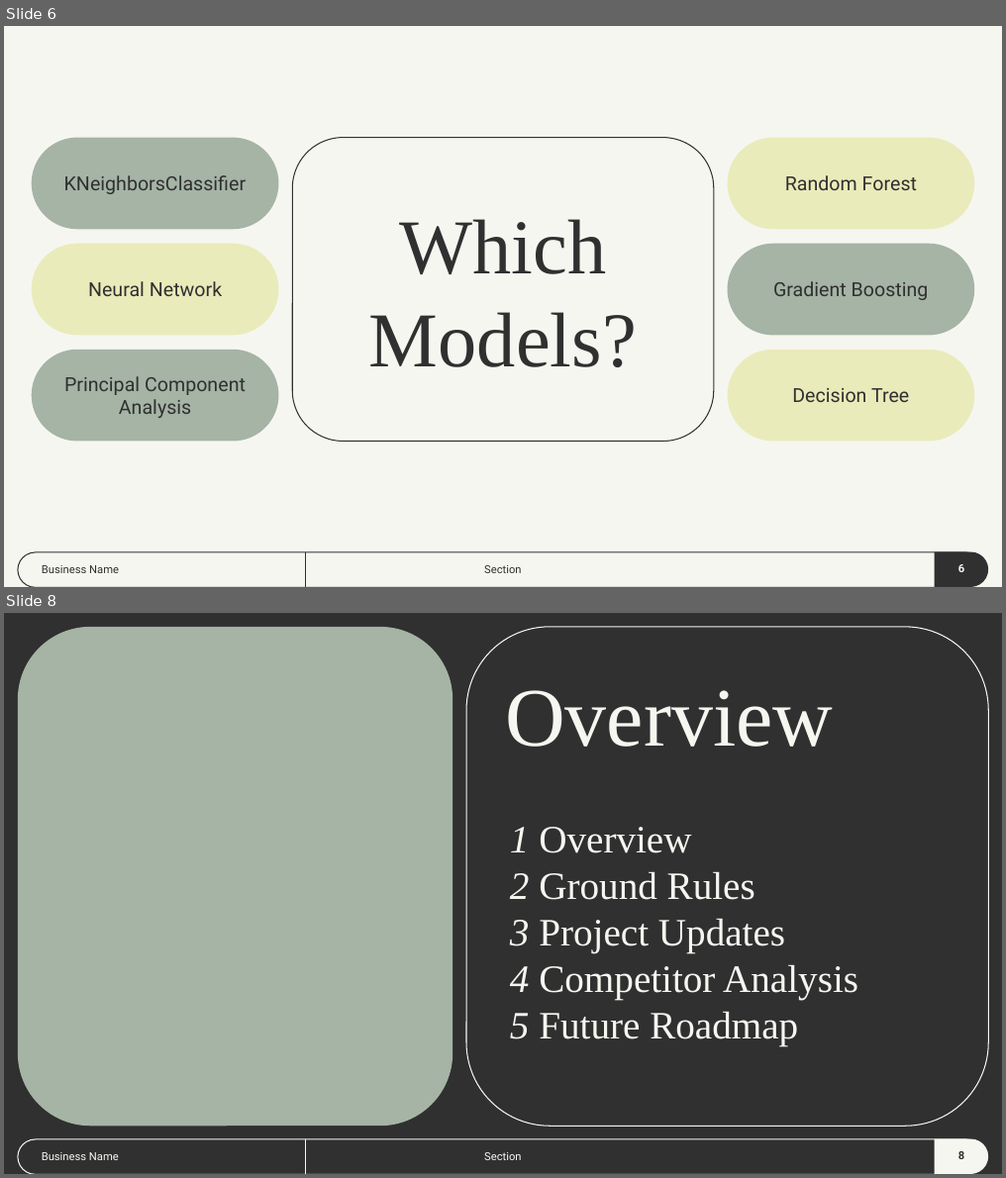
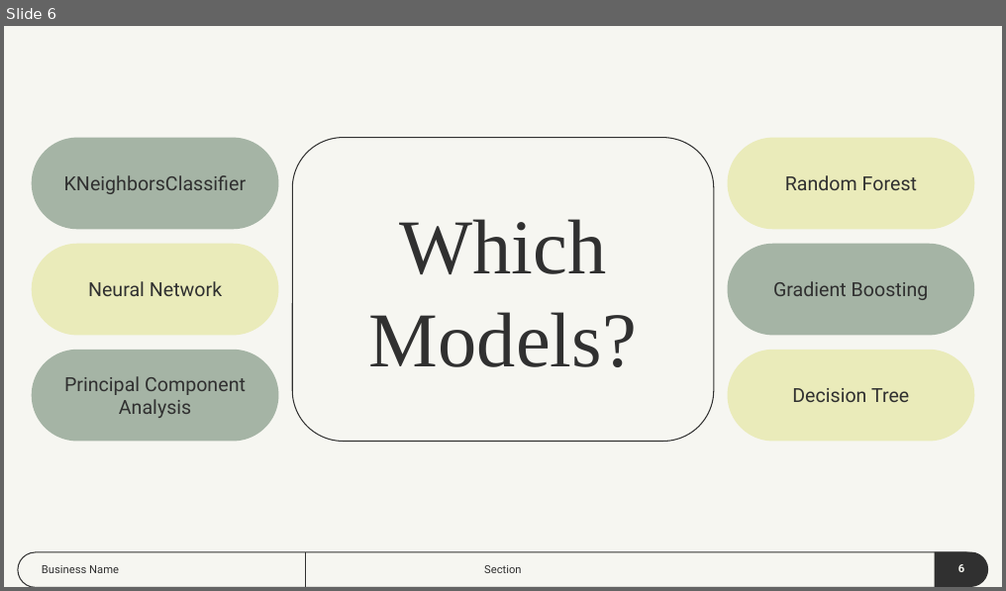
Before and after one commit to dmartinj12/Census_Inequality, a slide deck: Census Inequality Project.pptx. Shown one above the other, each under a label of ours: slides 6 and 8 before the commit, slide 6 after it; the slides between them are not shown. The pictures are 1006x1178 and 1006x591 pixels, drawn with LibreOffice and Linux fonts; fonts in the diff are those of the drawing. Boxes give left, top, right and bottom in pixels: in the first picture for what was removed or moved away, otherwise in the second. Text is boxed around its words. In the diff, an @@ line names an element or a change of style, - is before the commit and + after.

```diff
--- a/Census Inequality Project.pptx
+++ b/Census Inequality Project.pptx
@@ slide 8 removed at (4, 613, 1002, 1174), background #303030 @@
@@ rounded rectangle removed at (18, 627, 453, 1126) @@
@@ rounded rectangle removed at (466, 627, 988, 1126) @@
@@ title removed at (505, 690, 833, 747) @@
-Overview
@@ text removed at (510, 827, 858, 1047) @@
-1 Overview
-2 Ground Rules
-3 Project Updates
-4 Competitor Analysis
-5 Future Roadmap
@@ round same rect removed at (18, 1140, 983, 1174) @@
@@ line removed from (305, 1140) to (305, 1174) @@
@@ round same rect removed at (935, 1140, 988, 1174) @@
@@ subtitle removed at (42, 1153, 119, 1160) @@
-Business Name
@@ subtitle removed at (484, 1153, 521, 1160) @@
-Section
@@ page number removed at (958, 1152, 964, 1159) @@
-8
```
Also in this commit, not shown: 3 slides changed, 1 slide added, 1 other file.
